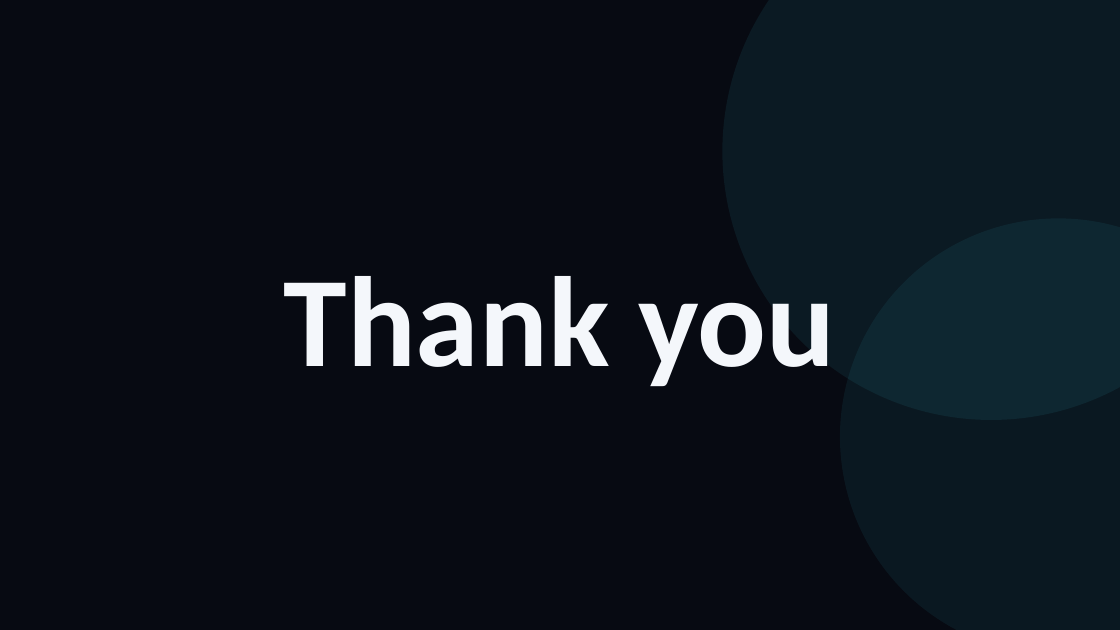
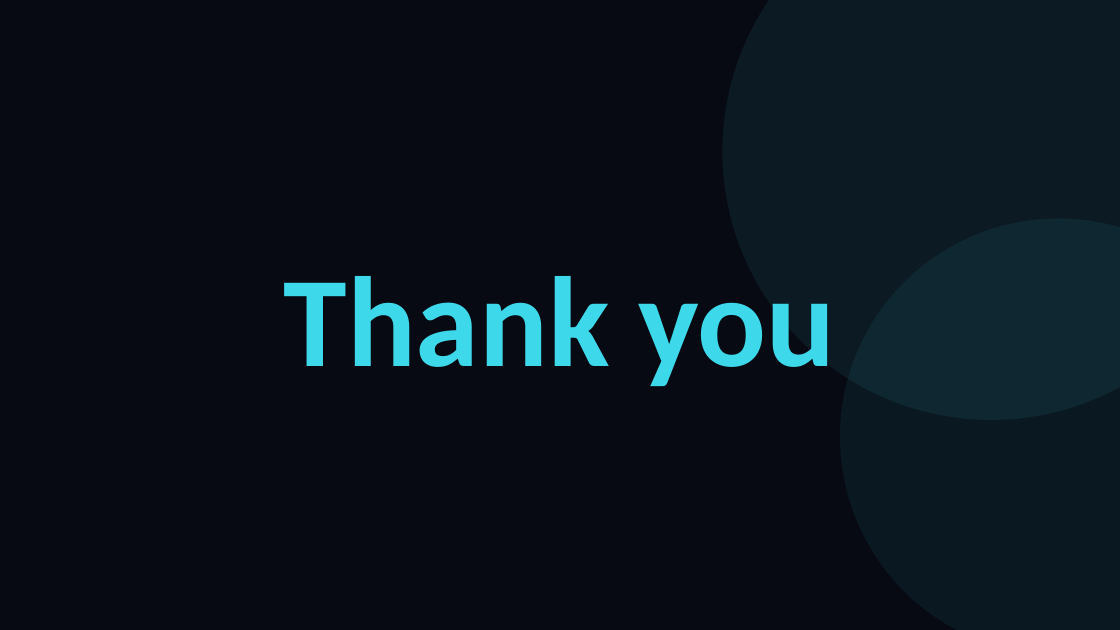
Before and after one commit to arielga5-code/Finops, a slide deck: slide 38 of deck/Harel_Cloud_Cost_CIO_v34.pptx. Drawn at 1120x630 pixels with LibreOffice and Linux fonts; fonts in the diff are those of the drawing. Boxes give left, top, right and bottom in pixels: in the first picture for what was removed or moved away, otherwise in the second. Text is boxed around its words. In the diff, an @@ line names an element or a change of style, - is before the commit and + after.

```diff
--- a/deck/Harel_Cloud_Cost_CIO_v34.pptx
+++ b/deck/Harel_Cloud_Cost_CIO_v34.pptx
@@ text "Thank you" at bbox=[284, 276, 835, 386]: text colour #F4F7FB to #3DD9EB @@
```
Also in this commit, not shown: 2 other files.
